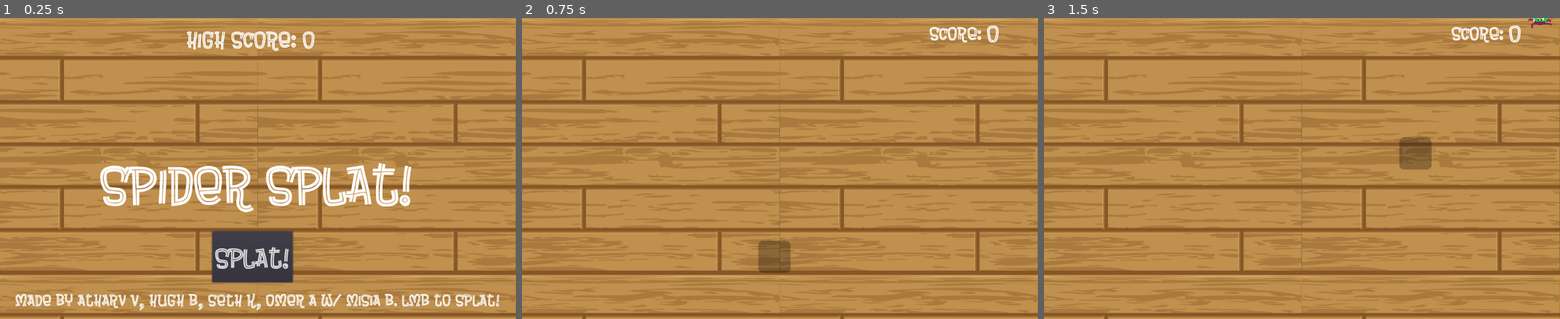
Above: before the commit, frames 1-3 (left to right).
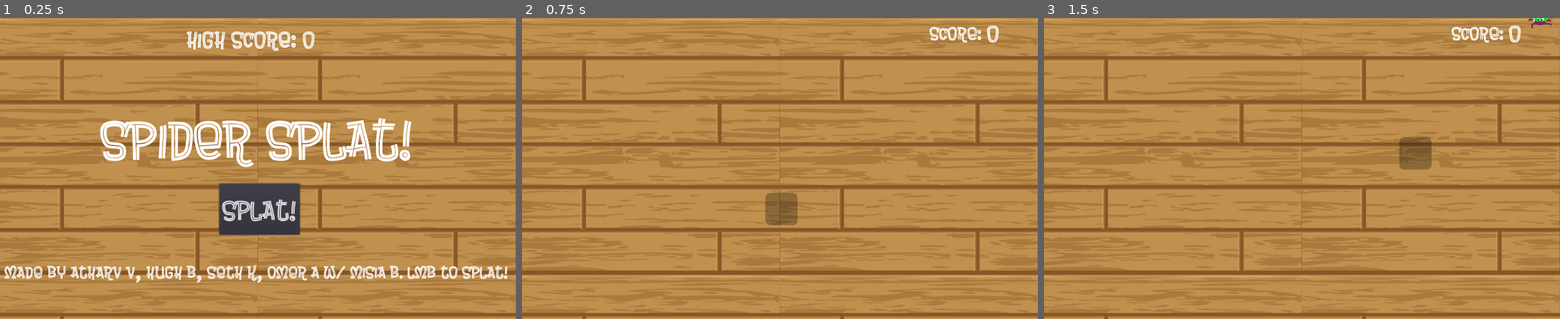
Above: after the commit, the same moments.

Repository: AtharvVohra/Spider-Swat
Game: Godot game, scene res://Scenes/Title.tscn
Two runs of this game, one before a commit and one after it. Both use one fixed random seed, a clock stepped at 60 frames per second and the inputs below.
Inputs (mouse positions are in pixels of both pictures, inside the frame that each line leads up to):
- Up to frame 1 (0.25 s): no input
- Up to frame 2 (0.75 s): click "SPLAT!" at 0.5 s
- Up to frame 3 (1.5 s): tap Enter at 1.25 s; move the mouse to (1415, 153) at 1.27 s; hold Right (ui_right) from 1.28 s (still down)

The runs differ from the first frame. In frame 1, 17% of the frame differs, in the area x 0-99%, y 33-98%; in frame 2, 1.3%; in frame 3, nothing differs.

Commit message:
actually fixed title

Diff:
--- a/Scenes/Title.tscn
+++ b/Scenes/Title.tscn
@@ -30,7 +30,7 @@
 
 [sub_resource type="DynamicFont" id=4]
 
-size = 35
+size = 37
 use_mipmaps = true
 use_filter = false
 font_data = ExtResource( 2 )
@@ -58,10 +58,10 @@
 anchor_top = 0.0
 anchor_right = 1.0
 anchor_bottom = 1.0
-margin_left = 381.0
-margin_top = 425.0
-margin_right = 541.0
-margin_bottom = 487.0
+margin_left = 395.0
+margin_top = 330.0
+margin_right = 555.0
+margin_bottom = 392.0
 rect_pivot_offset = Vector2( 0, 0 )
 rect_clip_content = false
 focus_mode = 2
@@ -138,9 +138,9 @@
 anchor_right = 0.0
 anchor_bottom = 0.0
 margin_left = 200.0
-margin_top = 265.0
+margin_top = 175.0
 margin_right = 821.0
-margin_bottom = 391.0
+margin_bottom = 301.0
 rect_pivot_offset = Vector2( 0, 0 )
 rect_clip_content = false
 mouse_filter = 2
@@ -169,10 +169,10 @@
 anchor_top = 0.0
 anchor_right = 0.0
 anchor_bottom = 0.0
-margin_left = 30.0
-margin_top = 542.0
-margin_right = 992.0
-margin_bottom = 580.0
+margin_left = 9.0
+margin_top = 486.0
+margin_right = 1052.0
+margin_bottom = 529.0
 rect_pivot_offset = Vector2( 0, 0 )
 rect_clip_content = false
 mouse_filter = 2
@@ -184,6 +184,6 @@
 percent_visible = 1.0
 lines_skipped = 0
 max_lines_visible = -1
-_sections_unfolded = [ "Rect", "Size Flags", "custom_fonts" ]
+_sections_unfolded = [ "Focus", "Rect", "Size Flags", "custom_fonts" ]
 
 [connection signal="pressed" from="Button" to="." method="_on_Button_pressed"]
